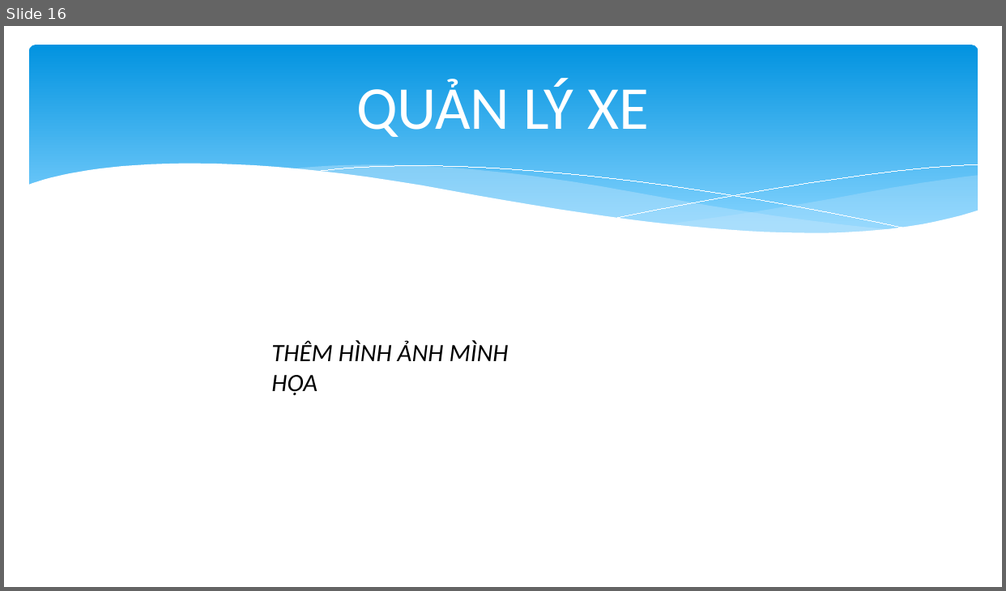
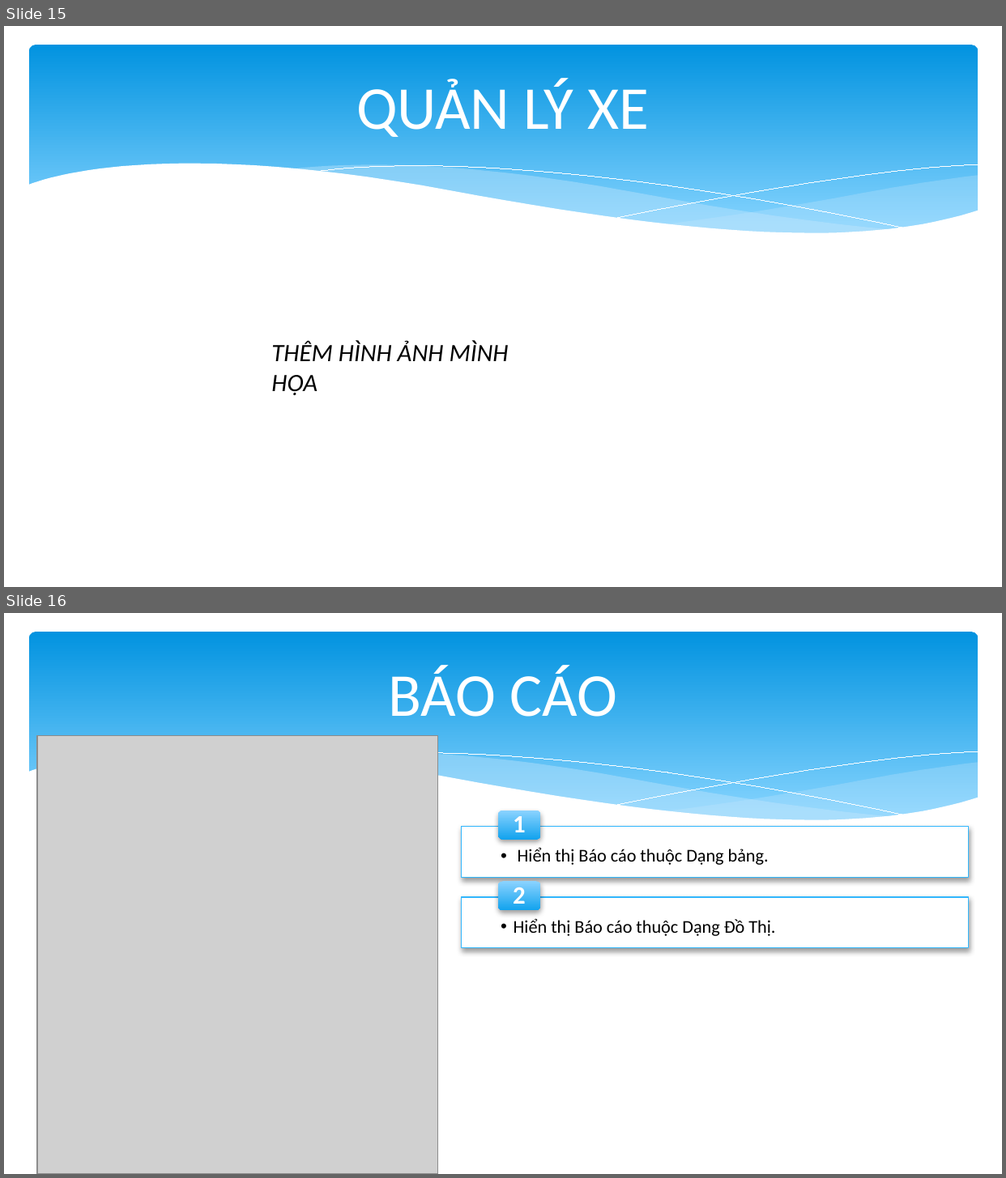
Before and after one commit to quoctrungdh/TaxiApp, a slide deck: BaoCao.pptx. Shown one above the other, each under a label of ours: slide 16 before the commit, slides 15 and 16 after it. The pictures are 1006x591 and 1006x1178 pixels, drawn with LibreOffice and Linux fonts; fonts in the diff are those of the drawing; grey boxes stand for pictures. Boxes give left, top, right and bottom in pixels: in the first picture for what was removed or moved away, otherwise in the second. Text is boxed around its words. In the diff, an @@ line names an element or a change of style, - is before the commit and + after.

Commit message:
Update

```diff
--- a/BaoCao.pptx
+++ b/BaoCao.pptx
@@ slide 16 added at bbox=[4, 613, 1002, 1174], background #FFFFFF; not listed: 6 template elements that a slide beside it also shows @@
@@ title added at bbox=[389, 666, 617, 717], 44 pt, text #FFFFFF @@
+BÁO CÁO
@@ picture added at bbox=[37, 736, 437, 1174] @@
@@ rectangle added at bbox=[461, 827, 968, 877], fill #FFFFFF at 90% opacity, outline #31B6FD 0.75 pt @@
@@ rounded rectangle added at bbox=[498, 811, 541, 840], fill gradient #8CD3FF to #14A2EF @@
@@ text added at bbox=[513, 816, 526, 839], 18 pt, text #FFFFFF, bold @@
+1
@@ text added at bbox=[518, 847, 769, 865], 13 pt, text #000000 @@
+  •• Hiển thị Báo cáo thuộc Dạng bảng.
@@ rectangle added at bbox=[461, 897, 968, 948], fill #FFFFFF at 90% opacity, outline #31B6FD 0.75 pt @@
@@ rounded rectangle added at bbox=[498, 881, 541, 910], fill gradient #8CD3FF to #14A2EF @@
@@ text added at bbox=[513, 888, 526, 910], 18 pt, text #FFFFFF, bold @@
+2
@@ text added at bbox=[513, 918, 775, 936], 13 pt, text #000000 @@
+  •• Hiển thị Báo cáo thuộc Dạng Đồ Thị.
@@ what was slide 16 is now slide 15 @@
```
Also in this commit, not shown: 2 slides removed.
